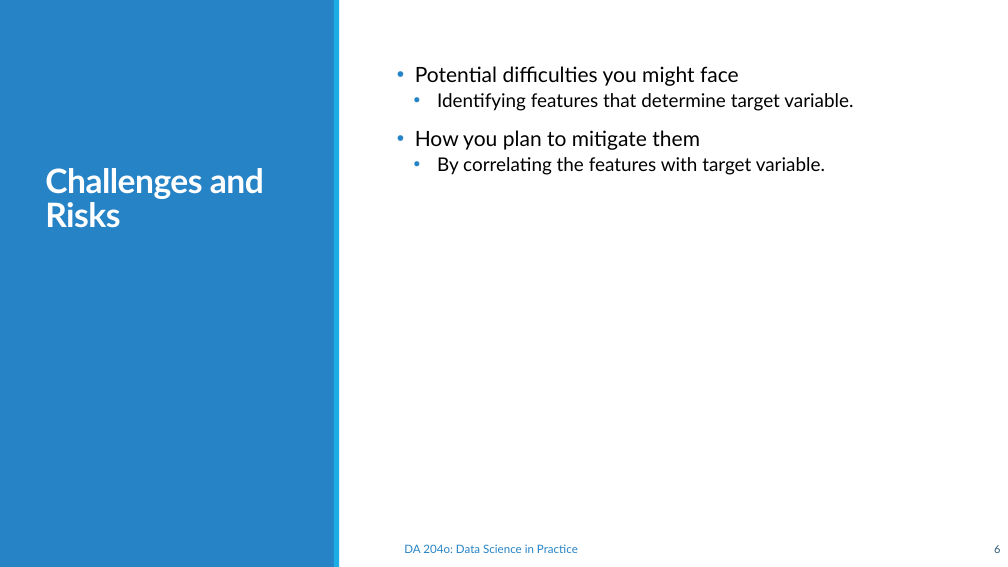
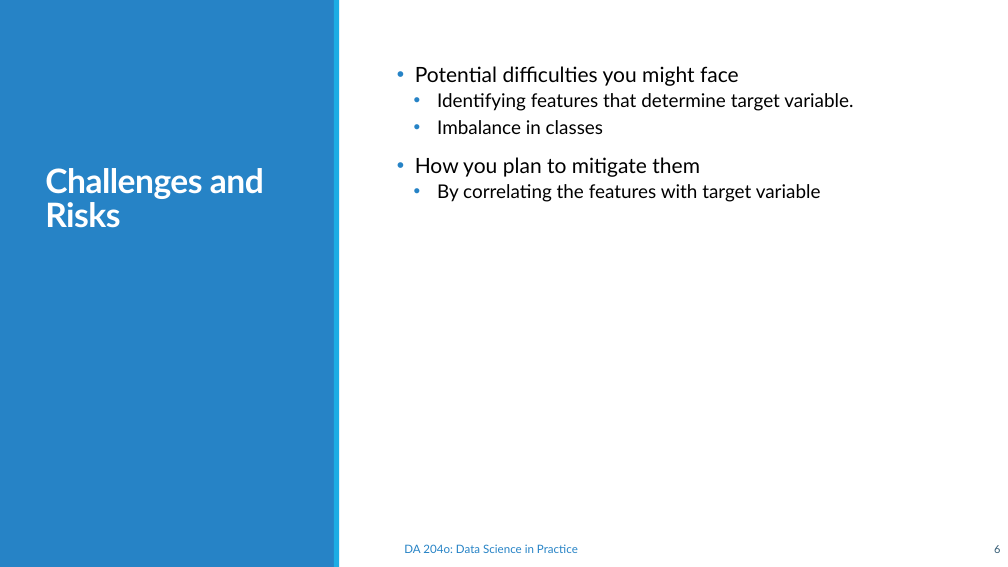
Before and after one commit to MUKUNDAAAA/Predicting-Customer-Satisfaction-based-on-various-parameters-present-in-E-Commerce-dataset, a slide deck: slide 6 of Data science PPT_final.pptx. Drawn at 1008x567 pixels with LibreOffice and Linux fonts; fonts in the diff are those of the drawing. Boxes give left, top, right and bottom in pixels: in the first picture for what was removed or moved away, otherwise in the second. Text is boxed around its words. In the diff, an @@ line names an element or a change of style, - is before the commit and + after.

```diff
--- a/Data science PPT_final.pptx
+++ b/Data science PPT_final.pptx
@@ text at bbox=[437, 120, 603, 134]: paragraph added @@
+  • Imbalance in classes
@@ text at bbox=[437, 184, 821, 202]: text changed @@
-  • By correlating the features with target variable.
+  • By correlating the features with target variable
```
Also in this commit, not shown: 3 other slides changed, 1 slide added, 2 other files.
